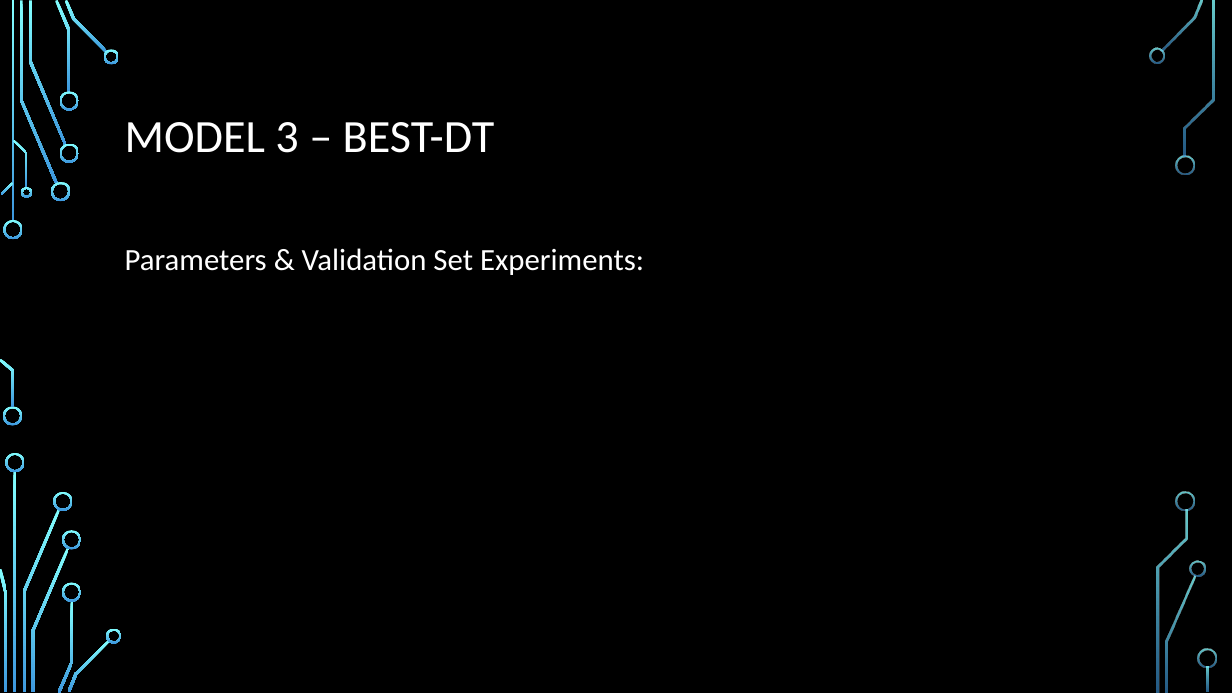
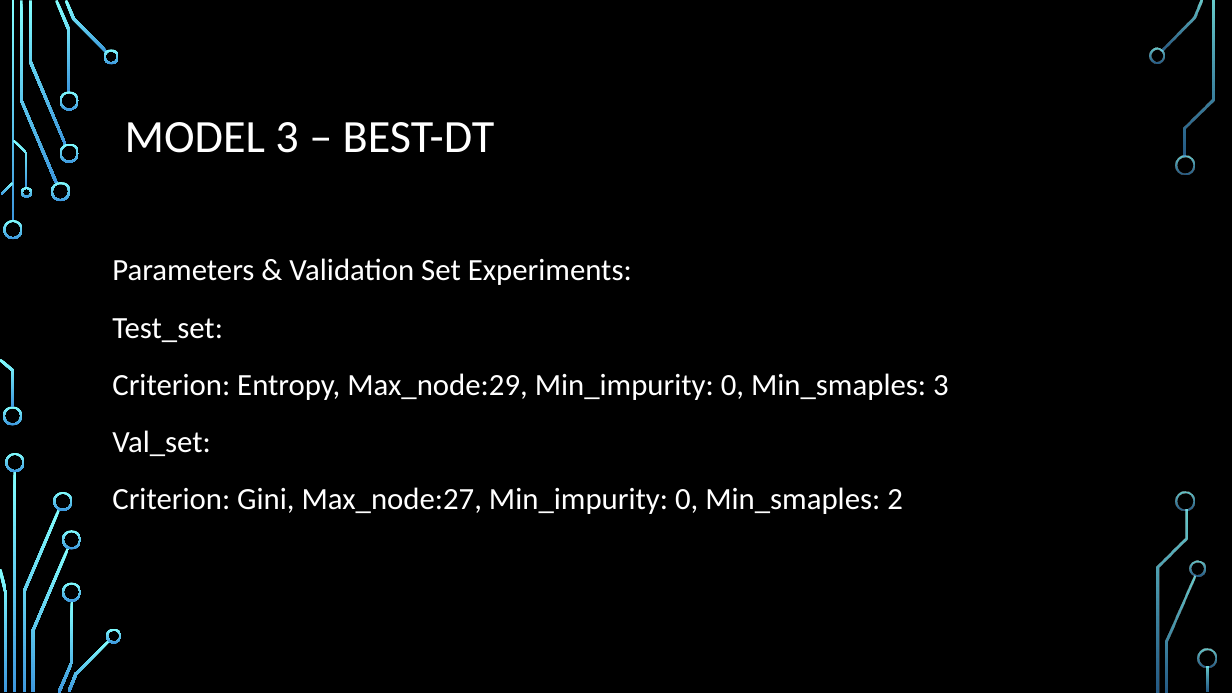
Before and after one commit to AndrewK-7/Comp472-Assignment1, a slide deck: slide 8 of Demo Slides.pptx. Drawn at 1232x693 pixels with LibreOffice and Linux fonts; fonts in the diff are those of the drawing; background and template pictures are left out. Boxes give left, top, right and bottom in pixels: in the first picture for what was removed or moved away, otherwise in the second. Text is boxed around its words. In the diff, an @@ line names an element or a change of style, - is before the commit and + after.

```diff
--- a/Demo Slides.pptx
+++ b/Demo Slides.pptx
@@ text "Parameters & Validation Set Experiments:": place and size @@
-text "Parameters & Validation Set Experiments:" at (125,248,644,275)
+text "Parameters & Validation Set Experiments:" at (112,258,949,514)
@@ text at (112,318,949,514): paragraphs added @@
+Test_set:
+Criterion: Entropy, Max_node:29, Min_impurity: 0, Min_smaples: 3
+Val_set:
+Criterion: Gini, Max_node:27, Min_impurity: 0, Min_smaples: 2
```
Also in this commit, not shown: 1 other slide changed.
